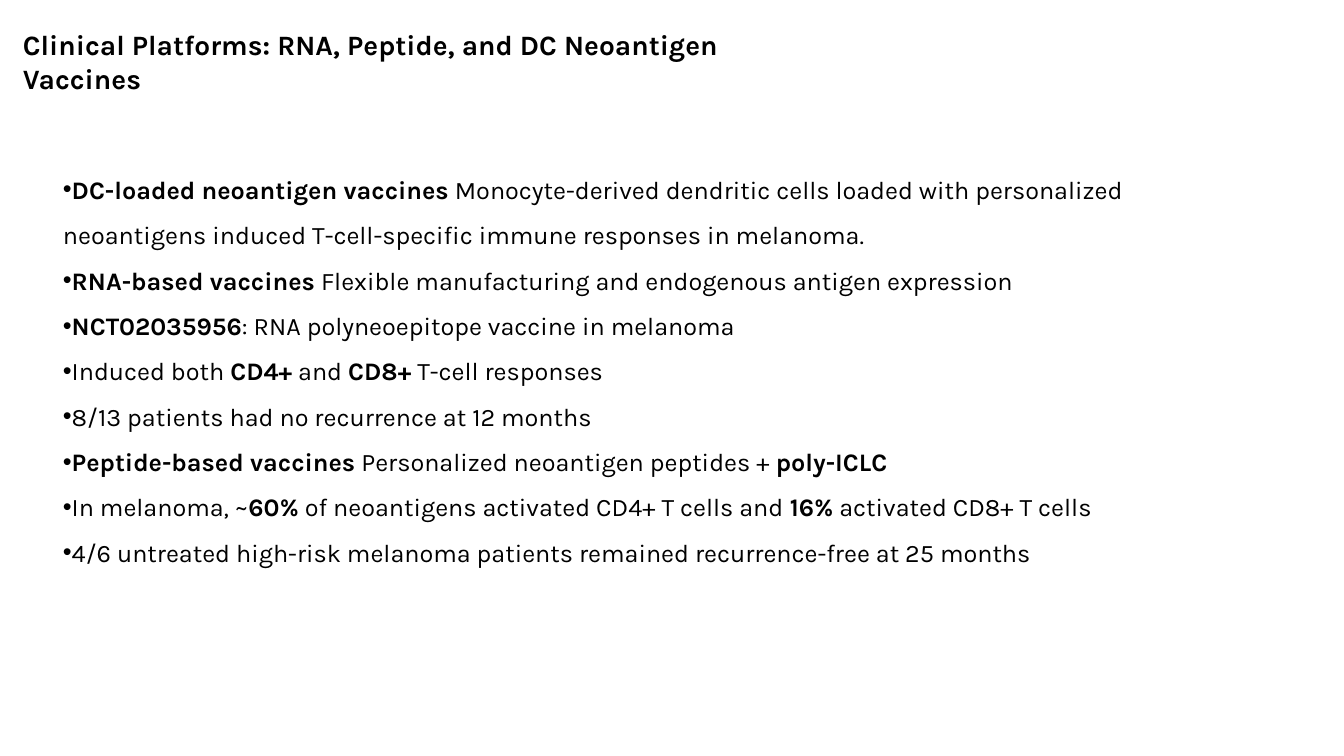
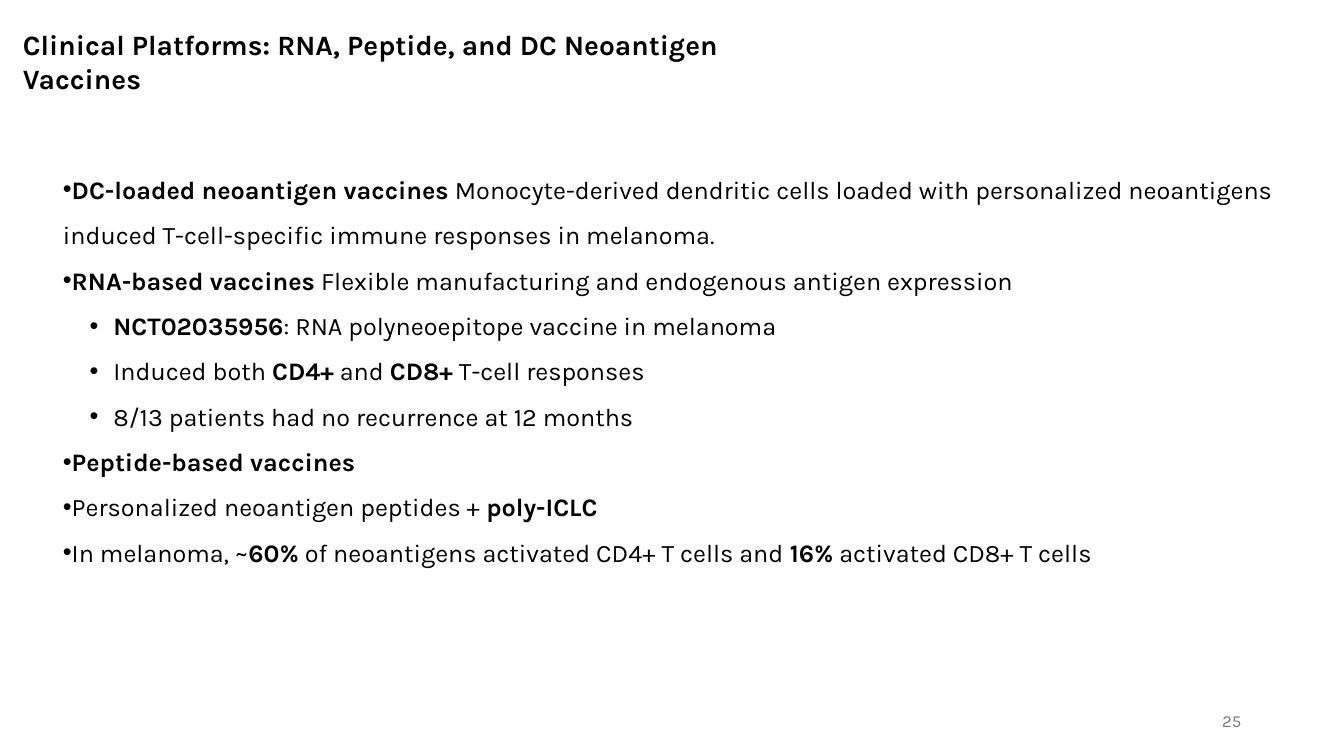
Before and after one commit to alirahmatibonab/pptx, a slide deck: slide 25 of vac.pptx (slide 27 before the commit). Drawn at 1344x756 pixels with LibreOffice and Linux fonts; fonts in the diff are those of the drawing. Boxes give left, top, right and bottom in pixels: in the first picture for what was removed or moved away, otherwise in the second. Text is boxed around its words. In the diff, an @@ line names an element or a change of style, - is before the commit and + after.

```diff
--- a/vac.pptx
+++ b/vac.pptx
@@ text at (113,317,776,432): list level 1 to 2 in "NCT02035956: RNA polyneoepitope vaccine in ..."; list level 1 to 2 in "Induced both CD4+ and CD8+ ..."; list level 1 to 2 in "8/13 patients had no recurrence ..." @@
@@ text at (72,453,597,523): text changed @@
-• Peptide-based vaccines Personalized neoantigen peptides + poly-ICLC
+• Peptide-based vaccines
+• Personalized neoantigen peptides + poly-ICLC
@@ text at (72,543,1030,568): paragraph removed @@
-• 4/6 untreated high-risk melanoma patients remained recurrence-free at 25 months
@@ page number added at (1222,716,1241,727), 12 pt, text #797979 @@
+25
```
Also in this commit, not shown: 30 other slides changed, 14 slides added, 6 slides removed, 1 other file.
